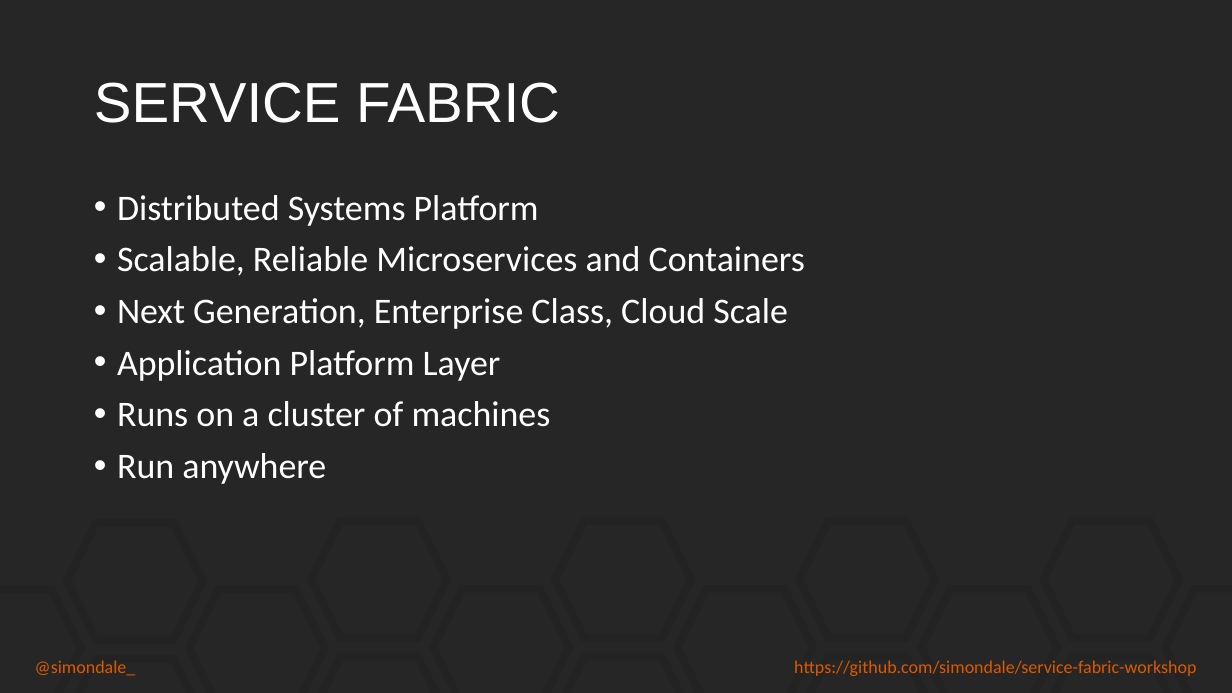
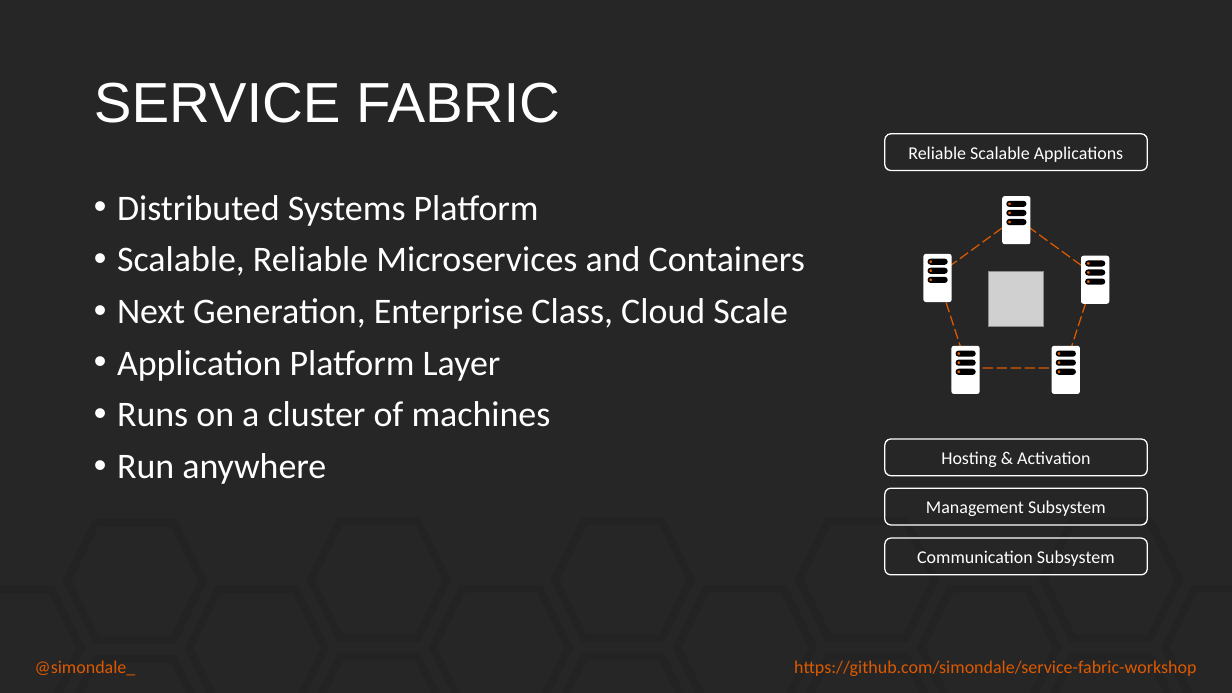
Before and after one commit to simondale/service-fabric-workshop, a slide deck: slide 3 of presentation/Service Fabric.pptx. Drawn at 1232x693 pixels with LibreOffice and Linux fonts; fonts in the diff are those of the drawing; grey boxes stand for pictures; background and template pictures are left out. Boxes give left, top, right and bottom in pixels: in the first picture for what was removed or moved away, otherwise in the second. Text is boxed around its words. In the diff, an @@ line names an element or a change of style, - is before the commit and + after.

```diff
--- a/presentation/Service Fabric.pptx
+++ b/presentation/Service Fabric.pptx
@@ rounded rectangle added at [885,134,1148,171], outline #FFFFFF 1 pt, 14 pt, text #FFFFFF @@
+Reliable Scalable Applications
@@ group added at [923,195,1109,395]: 35 freeform shapes, 1 pentagon, 1 picture @@
@@ rounded rectangle added at [885,439,1148,476], outline #FFFFFF 1 pt, 14 pt, text #FFFFFF @@
+Hosting & Activation
@@ rounded rectangle added at [885,488,1148,525], outline #FFFFFF 1 pt, 14 pt, text #FFFFFF @@
+Management Subsystem
@@ rounded rectangle added at [885,538,1148,575], outline #FFFFFF 1 pt, 14 pt, text #FFFFFF @@
+Communication Subsystem
```
Also in this commit, not shown: 2 other slides changed, 3 slides added, 1 slide removed, 1 other file.
